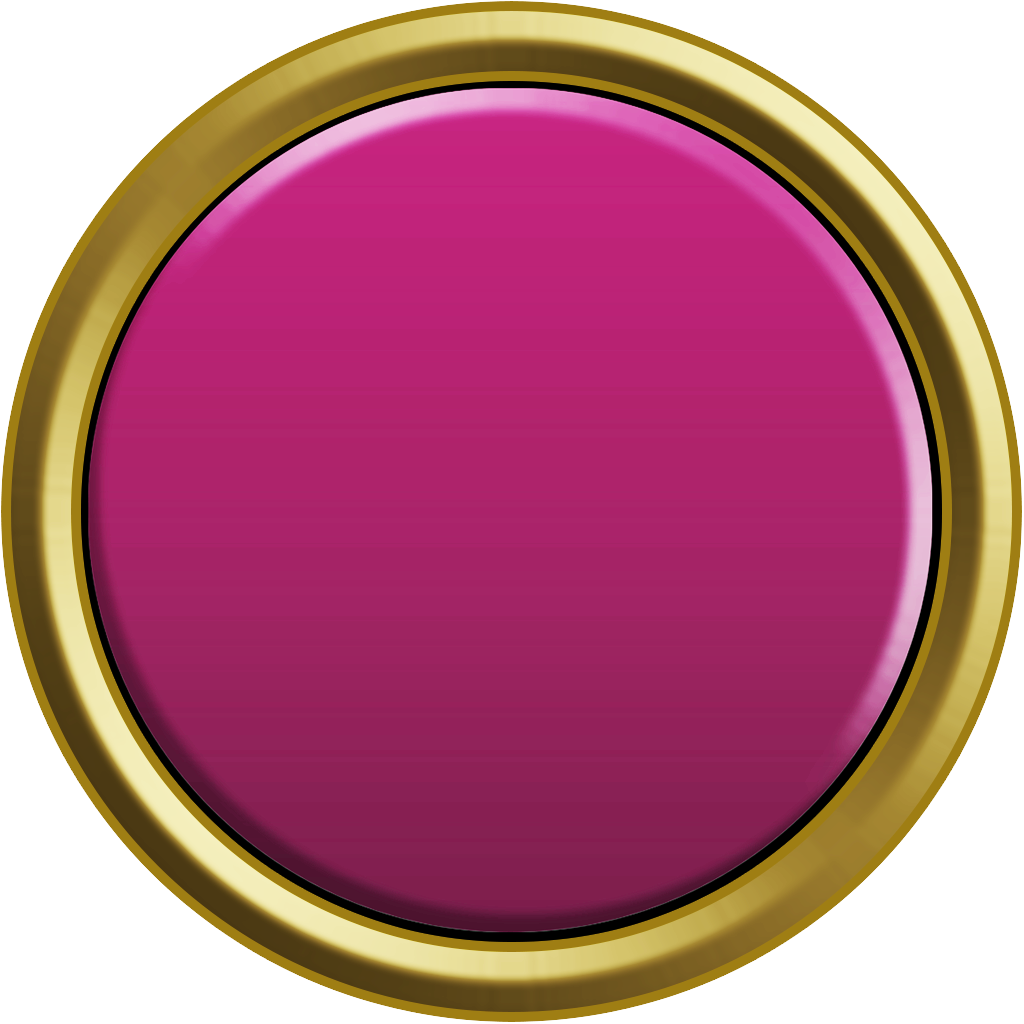
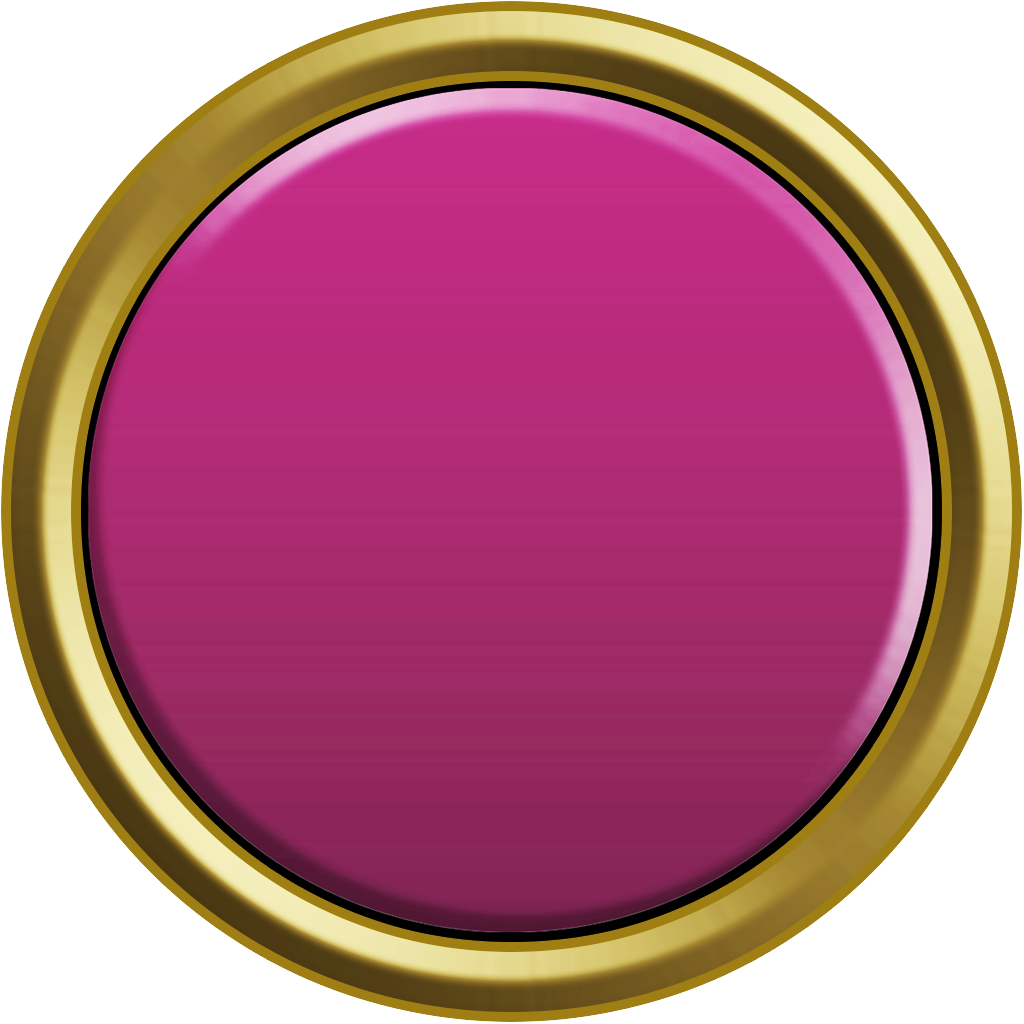
Layer changes from the first 1024×1024 image to the second:
pixels changed over bbox(88, 88, 933, 933) (layer not identified)